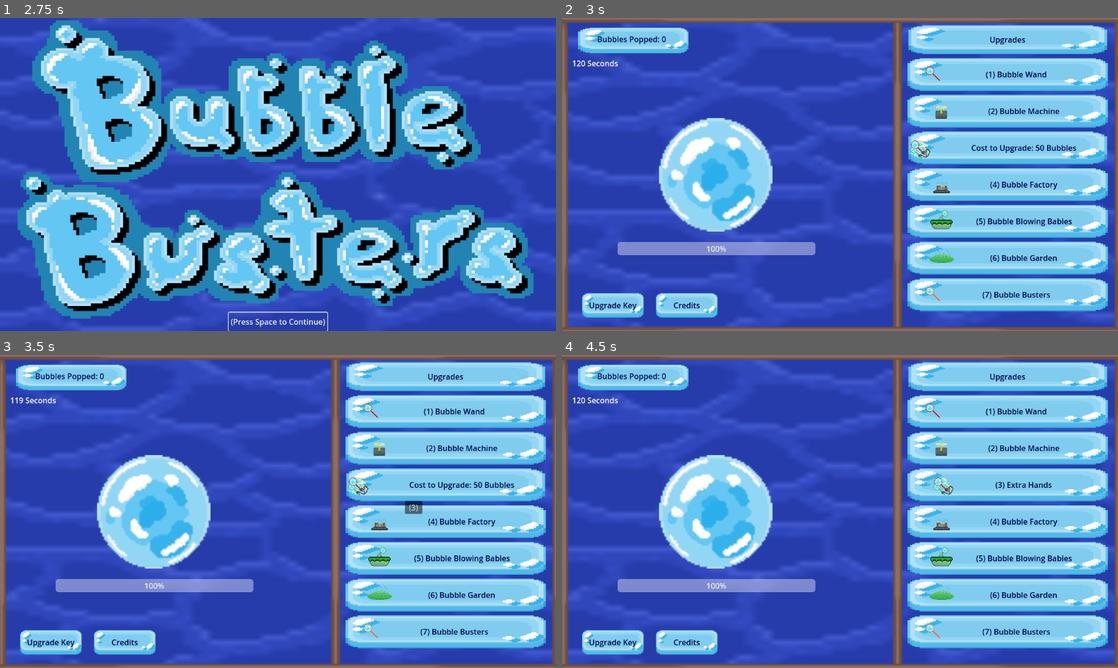
Above: before the commit, frames 1-4 (two rows, left to right).
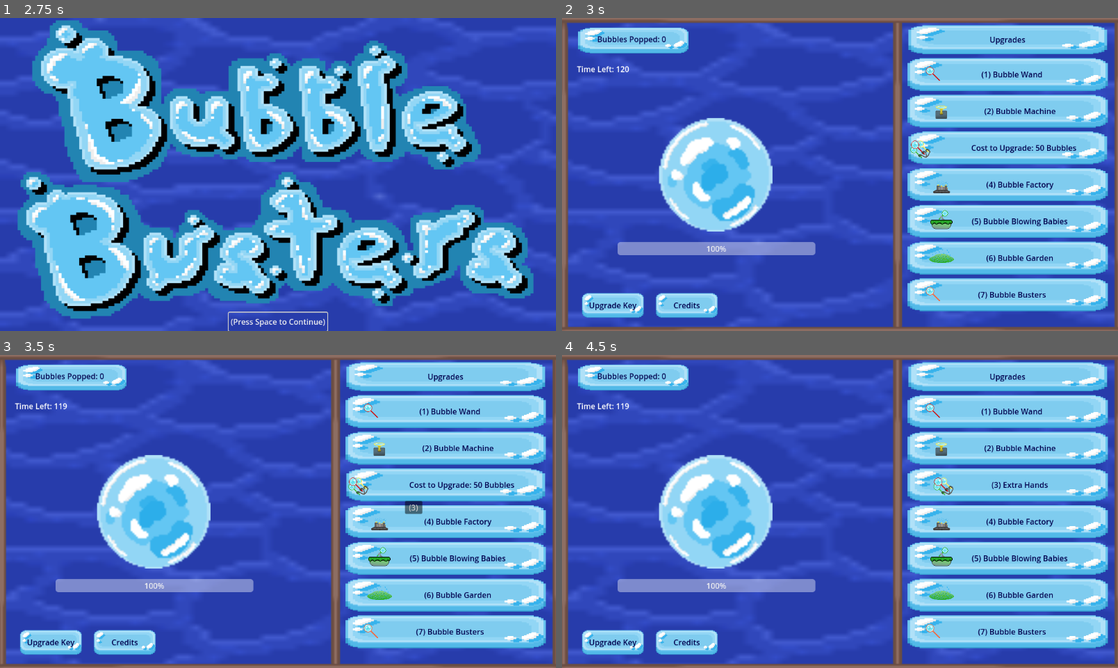
Above: after the commit, the same moments.

Repository: dbrogen/BubbleBusters
Game: Godot game, scene res://Scenes/StartScreen.tscn
Two runs of this game, one before a commit and one after it. Both use one fixed random seed, a clock stepped at 60 frames per second and the inputs below.
Inputs (mouse positions are in pixels of both pictures, inside the frame that each line leads up to):
- Up to frame 1 (2.75 s): click "(Press Space to Continue)" at 0.5 s; click "(Press Space to Continue)" at 1.25 s; click "(Press Space to Continue)" at 2 s
- Up to frame 2 (3 s): tap Enter (ui_accept) at 2.75 s; move the mouse to (962, 158) at 2.77 s; hold Enter (ui_accept) from 2.78 s (still down)
- Up to frame 3 (3.5 s): keep holding Enter (ui_accept)
- Up to frame 4 (4.5 s): release Enter (ui_accept) at 3.5 s; click "Credits" at 3.5 s; click "Return to Game" at 4.25 s

Frame 1 is identical in both runs. In frame 2, 1.4% of the frame differs, in the area x 1-95%, y 13-92%; in frame 3, 1.4%; in frame 4, 1.6%.

Commit message:
Fixed the Timer
Correctly adjusted the timer so that it correctly saves the time and re-instances it on load

Diff:
--- a/Scenes/UI.tscn
+++ b/Scenes/UI.tscn
@@ -46,7 +46,7 @@
 [sub_resource type="StyleBoxTexture" id="StyleBoxTexture_jiq75"]
 texture = ExtResource("4_6r1li")
 texture_margin_left = 48.0
-texture_margin_right = 48.0
+texture_margin_right = 65.0
 axis_stretch_horizontal = 2
 axis_stretch_vertical = 2
 
@@ -303,17 +303,6 @@
 text = "Gangsters"
 icon = ExtResource("5_l75be")
 autowrap_mode = 3
-
-[node name="Timer" type="Timer" parent="."]
-wait_time = 120.0
-autostart = true
-
-[node name="TimeRemaining" type="Label" parent="Timer"]
-offset_left = 21.0
-offset_top = 82.0
-offset_right = 188.0
-offset_bottom = 139.0
-text = "X Seconds"
 
 [connection signal="mouse_entered" from="BubbleButton" to="." method="_on_bubble_button_mouse_entered"]
 [connection signal="mouse_exited" from="BubbleButton" to="." method="_on_bubble_button_mouse_exited"]
--- a/Scenes/main_screen.tscn
+++ b/Scenes/main_screen.tscn
@@ -9,6 +9,9 @@
 [ext_resource type="Texture2D" uid="uid://5vw0suenm0u3" path="res://Assets/BubbleBackHover.png" id="6_s8aec"]
 
 [sub_resource type="StyleBoxTexture" id="StyleBoxTexture_04hsl"]
+texture = ExtResource("6_s8aec")
+
+[sub_resource type="StyleBoxTexture" id="StyleBoxTexture_guceh"]
 texture = ExtResource("6_s8aec")
 
 [sub_resource type="StyleBoxTexture" id="StyleBoxTexture_a15lv"]
@@ -37,8 +40,14 @@
 offset_top = 568.0
 offset_right = 326.0
 offset_bottom = 622.0
+theme_override_colors/font_disabled_color = Color(0, 0, 0.301961, 1)
+theme_override_colors/font_hover_pressed_color = Color(0, 0, 0.301961, 1)
+theme_override_colors/font_hover_color = Color(0, 0, 0.301961, 1)
+theme_override_colors/font_pressed_color = Color(0, 0, 0.301961, 1)
+theme_override_colors/font_focus_color = Color(0, 0, 0.301961, 1)
 theme_override_colors/font_color = Color(0, 0, 0.301961, 1)
 theme_override_styles/hover_pressed = SubResource("StyleBoxTexture_04hsl")
+theme_override_styles/hover = SubResource("StyleBoxTexture_guceh")
 theme_override_styles/normal = SubResource("StyleBoxTexture_a15lv")
 text = "Credits"
 
@@ -48,8 +57,14 @@
 offset_top = 568.0
 offset_right = 173.0
 offset_bottom = 622.0
+theme_override_colors/font_disabled_color = Color(0, 0, 0.301961, 1)
+theme_override_colors/font_hover_pressed_color = Color(0, 0, 0.301961, 1)
+theme_override_colors/font_hover_color = Color(0, 0, 0.301961, 1)
+theme_override_colors/font_pressed_color = Color(0, 0, 0.301961, 1)
+theme_override_colors/font_focus_color = Color(0, 0, 0.301961, 1)
 theme_override_colors/font_color = Color(0, 0, 0.301961, 1)
 theme_override_styles/hover_pressed = SubResource("StyleBoxTexture_0ct0f")
+theme_override_styles/hover = SubResource("StyleBoxTexture_guceh")
 theme_override_styles/normal = SubResource("StyleBoxTexture_v5vea")
 text = "Upgrade Key"
 
@@ -115,7 +130,18 @@
 horizontal_alignment = 1
 vertical_alignment = 1
 
+[node name="Timer" type="Timer" parent="."]
+wait_time = 10.0
+
+[node name="TimeLeft" type="Label" parent="Timer"]
+offset_left = 31.0
+offset_top = 94.0
+offset_right = 258.0
+offset_bottom = 150.0
+text = "Time Left: X Seconds"
+
 [connection signal="save" from="." to="UI" method="_on_main_save"]
 [connection signal="wandAchievement" from="UI" to="." method="_on_ui_wand_achievement"]
 [connection signal="pressed" from="Credits" to="." method="_on_credits_pressed"]
 [connection signal="pressed" from="UpgradeKey" to="." method="_on_upgrade_key_pressed"]
+[connection signal="timeout" from="Timer" to="UI" method="_on_timer_timeout"]
--- a/Scripts/UI.gd
+++ b/Scripts/UI.gd
@@ -50,7 +50,6 @@
 	$BubbleCount.text = "Bubbles Popped: " + str(numBubbles);
 	$BubbleButton/HealthBar.max_value = bubbleMaxHealth;
 	$BubbleButton/HealthBar.value = bubbleCurrentHealth;
-	$Timer.wait_time = Global.timeRemaining;
 
 	wandLevel = Global.wandLevel;
 	machineLevel = Global.machineLevel;
@@ -104,8 +103,8 @@
 
 func _process(_delta: float) -> void:
 	$BubbleCount.text = "Bubbles Popped: " + str(round(numBubbles));
+	$BubbleButton/HealthBar.max_value = bubbleMaxHealth;
 	$BubbleButton/HealthBar.value = bubbleCurrentHealth;
-	$Timer/TimeRemaining.text = str(round($Timer.time_left)) + " Seconds";
 
 	if(machineUnlocked):
 		if(factoryUnlocked):
@@ -312,7 +311,6 @@
 func save_data():
 	Global.bubbleMaxHealth = bubbleMaxHealth;
 	Global.bubbleCurrentHealth = bubbleCurrentHealth;
-	Global.timeRemaining = $Timer.time_left;
 
 	Global.bubblesPopped = numBubbles;
 
@@ -333,3 +331,6 @@
 
 func _on_main_save() -> void:
 	save_data();
+
+func _on_timer_timeout() -> void:
+	bubbleMaxHealth += 1;
--- a/Scripts/main_screen.gd
+++ b/Scripts/main_screen.gd
@@ -1,19 +1,30 @@
 class_name MainScreen
 extends Node
 
+var redWand = preload("res://Assets/BubbleWands/bubblewand_red.png");
+
 signal save;
 
-var redWand = preload("res://Assets/BubbleWands/bubblewand_red.png");
-var yellow: Color = Color(255,255,255,100);
+func _ready() -> void:
+	print("Time Remaining: " + str(Global.timeRemaining));
+	var timeLeft = Global.timeRemaining;
+	$Timer.wait_time = timeLeft;
+	$Timer.start();
+
+func _process(_delta: float) -> void:
+	$Timer/TimeLeft.text = "Time Left: " + str(round($Timer.time_left));
 
 func _on_credits_pressed() -> void:
 	save.emit();
+	print("Time Remaining for the Timer: " + str(round($Timer.time_left)));
+	Global.timeRemaining = $Timer.time_left;
 	get_tree().change_scene_to_file("res://Scenes/credits.tscn");
 
 func _on_upgrade_key_pressed() -> void:
 	save.emit();
+	print("Time Remaining for the Timer: " + str(round($Timer.time_left)));
+	Global.timeRemaining = $Timer.time_left;
 	get_tree().change_scene_to_file("res://Scenes/upgrade_key.tscn");
-
 
 func _on_ui_wand_achievement() -> void:
 	$Achievement.visible = true;
Not shown: 1 places in Scenes/main_screen.tscn that only renumber resources
